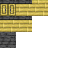
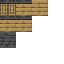
Comparing the layer stacks of the two 64 x 64 images. Changes:
hid "Bamboo" over box(0, 0, 48, 32)
showed "Oak" over box(0, 0, 48, 32)
